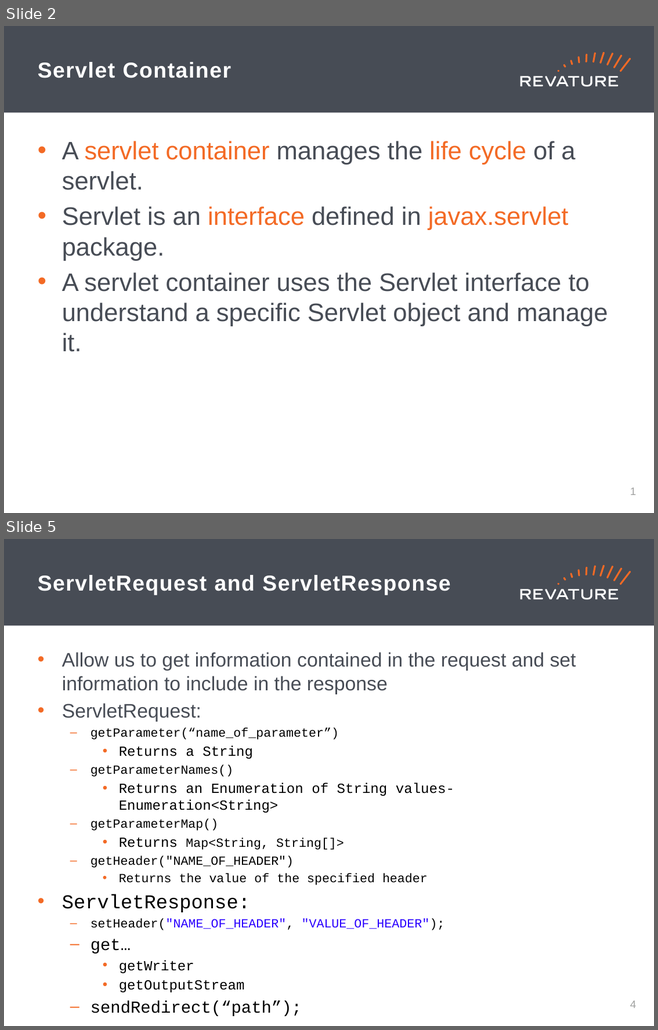
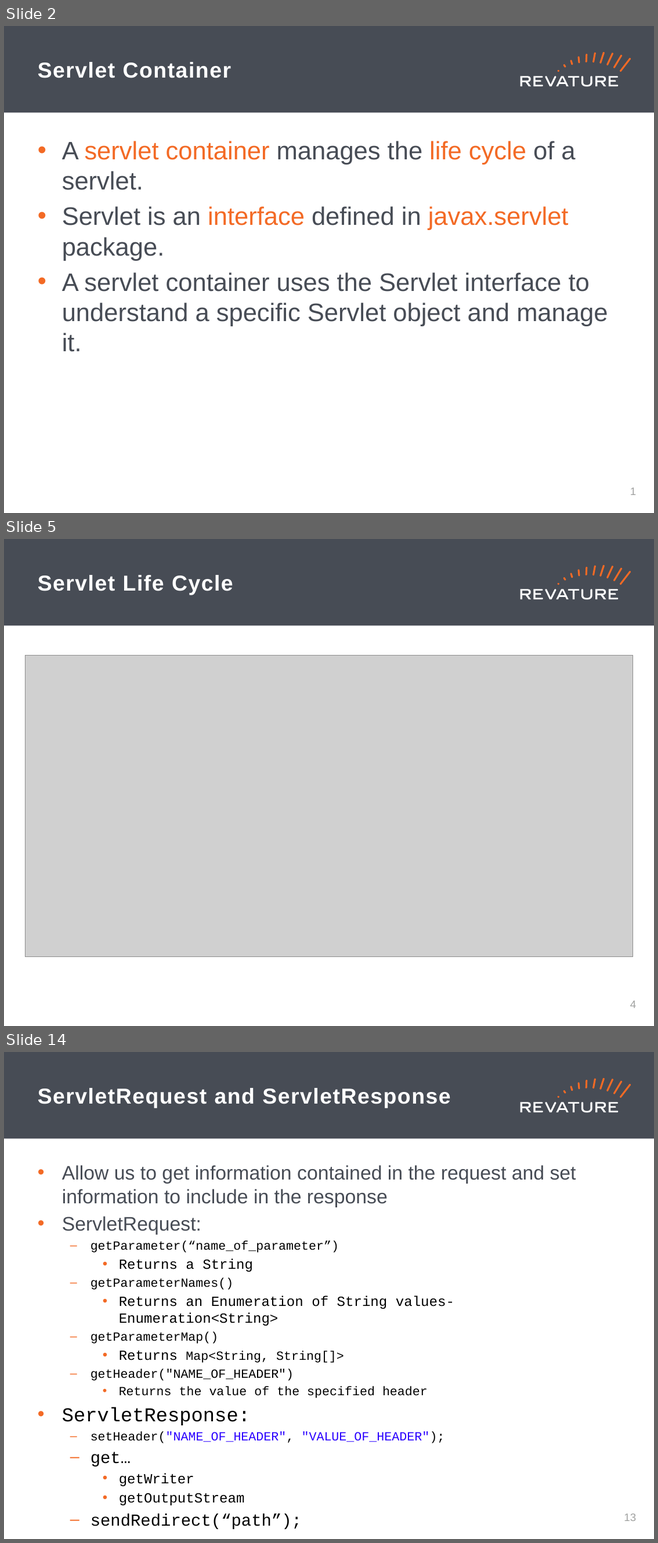
Before and after one commit to jhigherevature/8302021_RAP, a slide deck: powerpoints/Day_33.pptx. Shown one above the other, each under a label of ours: slides 2 and 5 before the commit, slides 2, 5 and 14 after it; the slides between them are not shown. The pictures are 658x1030 and 658x1543 pixels, drawn with LibreOffice and Linux fonts; fonts in the diff are those of the drawing; grey boxes stand for pictures. Boxes give left, top, right and bottom in pixels: in the first picture for what was removed or moved away, otherwise in the second. Text is boxed around its words. In the diff, an @@ line names an element or a change of style, - is before the commit and + after.

```diff
--- a/powerpoints/Day_33.pptx
+++ b/powerpoints/Day_33.pptx
@@ slide 5 added at [4,539,654,1026], background #FFFFFF; not listed: 19 template elements that a slide beside it also shows @@
@@ title added at [38,575,233,595], 24 pt, text #FFFFFF, bold @@
+Servlet Life Cycle
@@ picture added at [25,655,633,957] @@
@@ page number added at [630,1001,636,1008], 12 pt, text #A0A1A0 @@
+4
@@ what was slide 5 is now slide 14 @@
@@ page number at [623,1514,636,1521]: text changed @@
-4
+13
```
Also in this commit, not shown: 2 slides changed, 8 other slides added.
